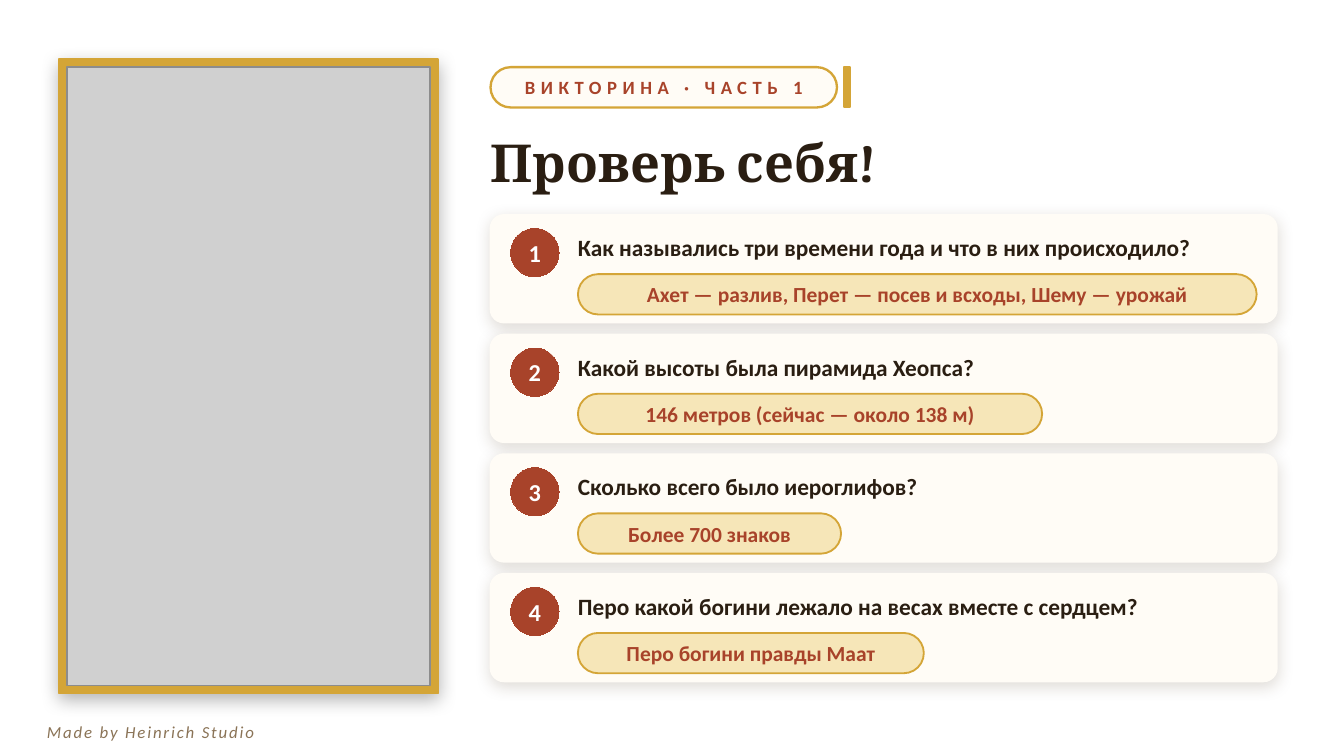
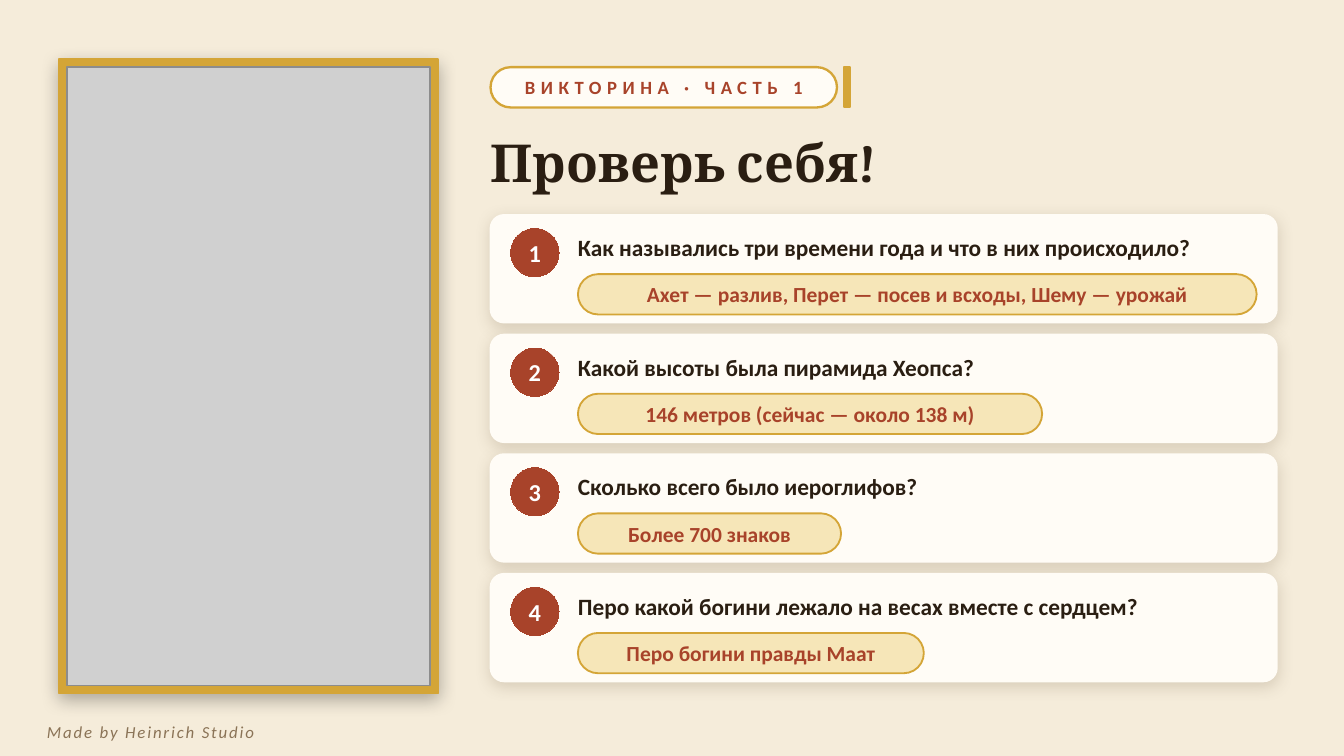
Before and after one commit to sl-himmelreich/heinrich-mario, a slide deck: slide 10 of Древний_Египет.pptx. Drawn at 1344x756 pixels with LibreOffice and Linux fonts; fonts in the diff are those of the drawing; grey boxes stand for pictures; background and template pictures are left out. Boxes give left, top, right and bottom in pixels: in the first picture for what was removed or moved away, otherwise in the second. Text is boxed around its words. In the diff, an @@ line names an element or a change of style, - is before the commit and + after.

```diff
--- a/Древний_Египет.pptx
+++ b/Древний_Египет.pptx
@@ background picture (left out) to #F5ECDA @@
```
Also in this commit, not shown: 9 other slides changed, 1 other file.
